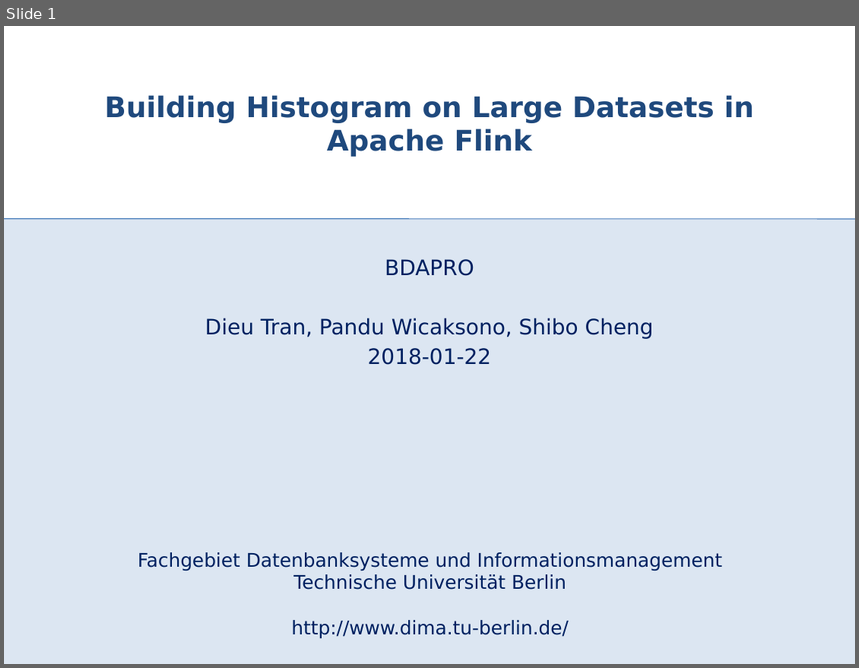
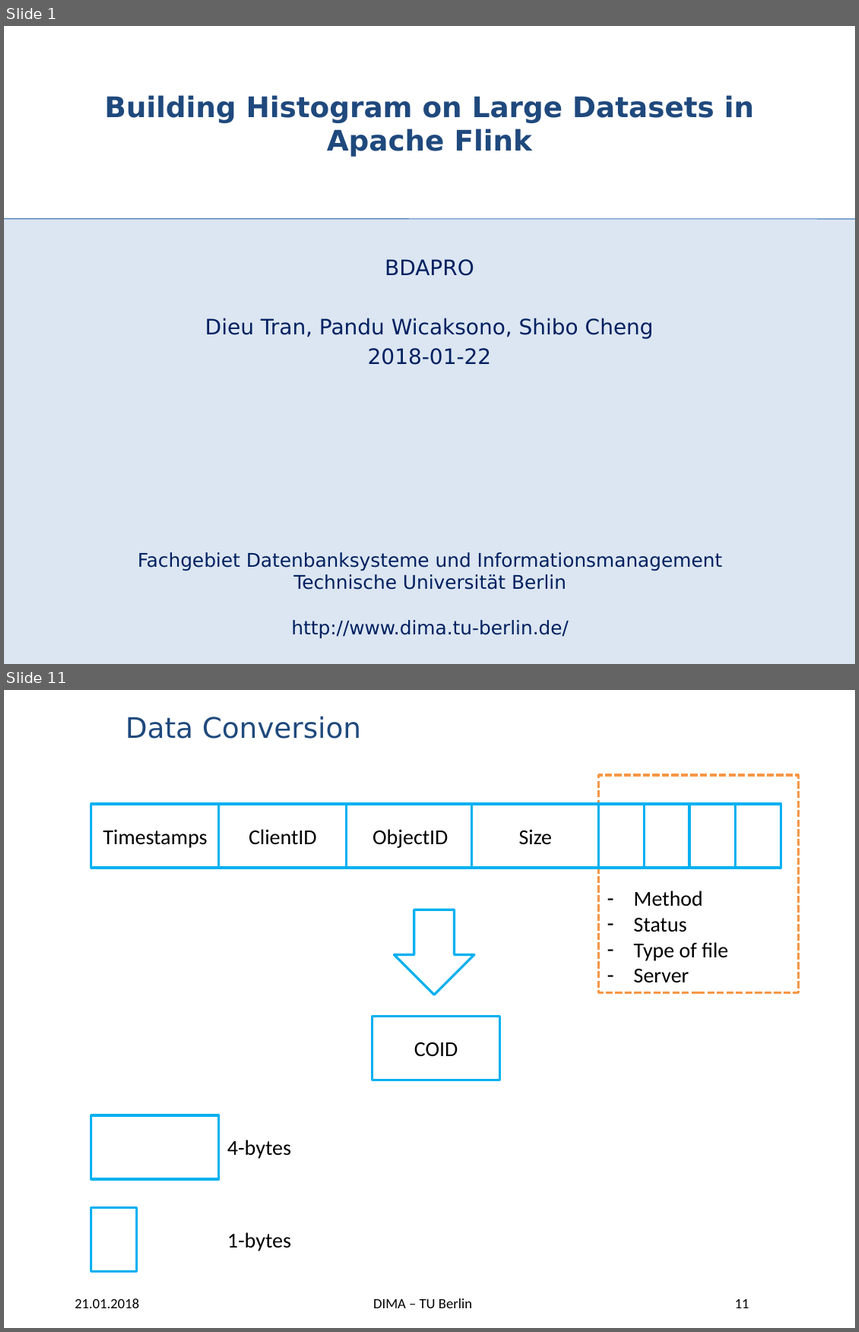
Before and after one commit to panduwicaksono91/wave-hist, a slide deck: BDAPRO Midterm Presentation - Wavelet Histogram.pptx. Shown one above the other, each under a label of ours: slide 1 before the commit, slides 1 and 11 after it; the slides between them are not shown. The pictures are 859x668 and 859x1332 pixels, drawn with LibreOffice and Linux fonts; fonts in the diff are those of the drawing; background and template pictures are left out. Boxes give left, top, right and bottom in pixels: in the first picture for what was removed or moved away, otherwise in the second. Text is boxed around its words. In the diff, an @@ line names an element or a change of style, - is before the commit and + after.

```diff
--- a/BDAPRO Midterm Presentation - Wavelet Histogram.pptx
+++ b/BDAPRO Midterm Presentation - Wavelet Histogram.pptx
@@ slide 11 added at [4,690,855,1328], background picture (left out) @@
@@ title added at [126,716,361,739], 24 pt, text #1F497D @@
+Data Conversion
@@ rectangle added at [599,775,798,993], fill #FFFFFF, outline #F79646 2 pt dashed @@
@@ group added at [91,804,781,868]: 8 rectangles @@
+Timestamps
+ClientID
+ObjectID
+Size
@@ text added at [634,891,728,983], 18 pt, text #000000 @@
+– Method
+– Status
+– Type of file
+– Server
@@ down arrow added at [394,910,474,995], fill #FFFFFF, outline #00B0F0 2 pt @@
@@ rectangle added at [373,1016,500,1080], fill #FFFFFF, outline #00B0F0 2 pt, 18 pt, text #000000 @@
+COID
@@ rectangle added at [91,1116,219,1179], fill #FFFFFF, outline #00B0F0 2 pt @@
@@ text added at [227,1140,291,1159], 18 pt, text #000000 @@
+4-bytes
@@ rectangle added at [91,1208,137,1271], fill #FFFFFF, outline #00B0F0 2 pt @@
@@ text added at [227,1233,291,1252], 18 pt, text #000000 @@
+1-bytes
@@ text added at [75,1299,139,1309], 12 pt, text #000000 @@
+21.01.2018
@@ text added at [373,1299,472,1309], 12 pt, text #000000 @@
+DIMA – TU Berlin
@@ page number added at [735,1300,750,1309], 12 pt, text #000000 @@
+11
```
Also in this commit, not shown: 18 slides changed, 4 other slides added, 1 slide removed.
